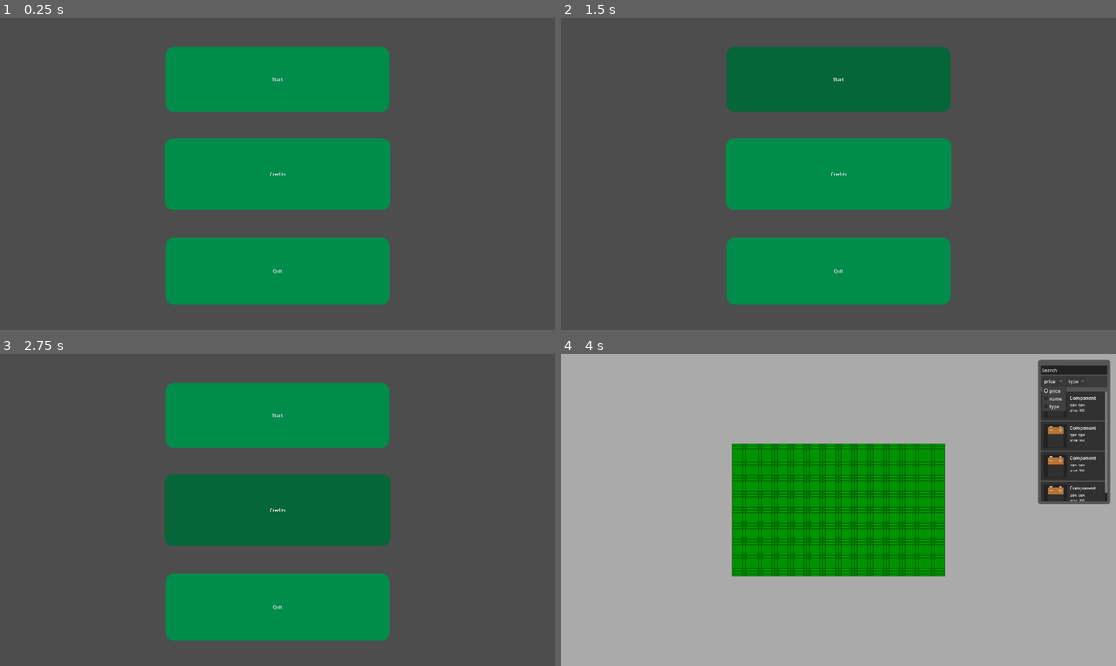
Above: before the commit, frames 1-4 (two rows, left to right).
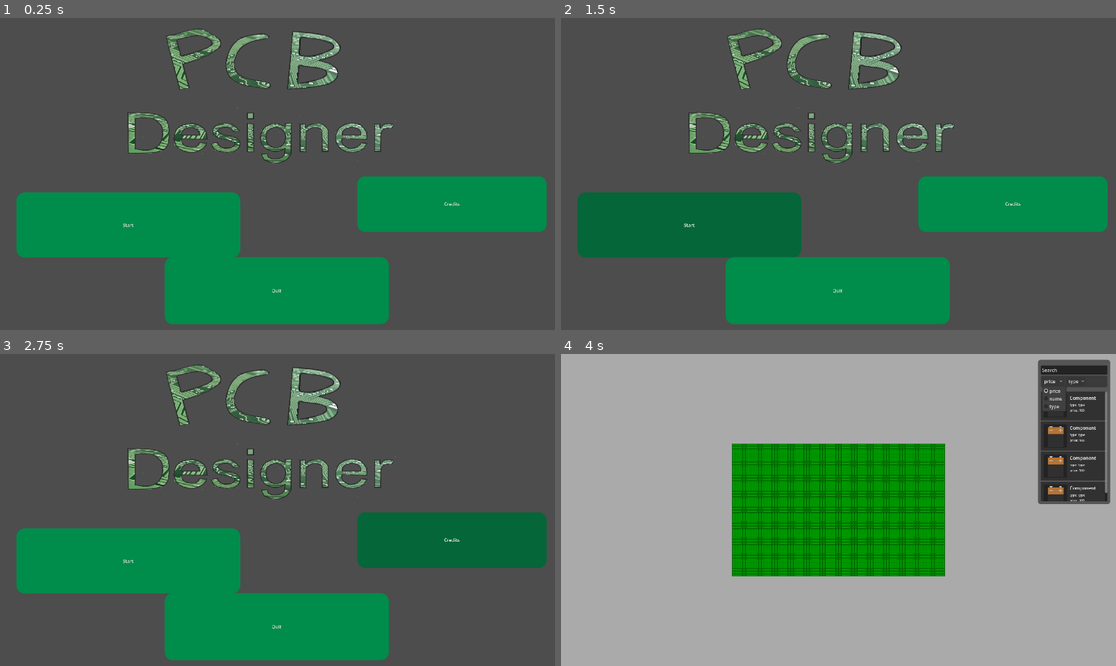
Above: after the commit, the same moments.

Repository: kankern69-max/game-godot
Game: Godot game, scene res://ui/main_menu.tscn
Same seed, same stepped clock (60 frames per second), same inputs: the game is played once before the commit and once after it.
Inputs (mouse positions are in pixels of both pictures, inside the frame that each line leads up to):
- Up to frame 1 (0.25 s): no input
- Up to frame 2 (1.5 s): click "Start" at 0.5 s; click "Start" at 1.25 s
- Up to frame 3 (2.75 s): click "Credits" at 2 s
- Up to frame 4 (4 s): move the mouse to (960, 494) at 2.77 s; hold Right 2.78-3.5 s; tap Alt at 2.85 s; click (960, 494) at 2.92 s; click "price" at 3.5 s

The runs differ from the first frame. In frame 1, 35% of the frame differs, in the area x 3-99%, y 3-99%; in frame 2, 36%; in frame 3, 36%; in frame 4, nothing differs.
Error in both runs: Cannot call method 'change_scene_to_file' on a null value. (res://ui/scripts/main_menu.gd:6)

Commit message:
Changed the logo

Diff:
--- a/pcd-desinger-v-1/ui/main_menu.tscn
+++ b/pcd-desinger-v-1/ui/main_menu.tscn
@@ -2,6 +2,7 @@
 
 [ext_resource type="Script" uid="uid://c27t5ucvcgikb" path="res://ui/scripts/main_menu.gd" id="1_06t4h"]
 [ext_resource type="AudioStream" uid="uid://dfembns4wg350" path="res://ui/Klikkerdeklik.mp3" id="2_0dkrt"]
+[ext_resource type="Texture2D" uid="uid://4um82ikc3dq5" path="res://ui/PCB_Logo.png" id="3_wk0pr"]
 
 [sub_resource type="Theme" id="Theme_0dkrt"]
 
@@ -65,14 +66,14 @@
 texture_filter = 3
 texture_repeat = 2
 layout_mode = 1
-anchors_preset = 5
-anchor_left = 0.5
-anchor_right = 0.5
-offset_left = -287.0
-offset_top = 100.0
-offset_right = 287.0
-offset_bottom = 325.0
-grow_horizontal = 2
+anchors_preset = 4
+anchor_top = 0.5
+anchor_bottom = 0.5
+offset_left = 157.0
+offset_top = 64.0
+offset_right = 731.0
+offset_bottom = 289.0
+grow_vertical = 2
 rotation = 6.2831855
 theme = SubResource("Theme_0dkrt")
 theme_override_styles/normal = SubResource("StyleBoxFlat_7vrkn")
@@ -87,10 +88,10 @@
 anchor_top = 1.0
 anchor_right = 0.5
 anchor_bottom = 1.0
-offset_left = -287.5
-offset_top = -320.0
-offset_right = 287.5
-offset_bottom = -88.0
+offset_left = -290.0
+offset_top = -252.0
+offset_right = 285.0
+offset_bottom = -20.0
 grow_horizontal = 2
 grow_vertical = 0
 theme_override_styles/normal = SubResource("StyleBoxFlat_fu7sn")
@@ -100,16 +101,16 @@
 
 [node name="Credits" type="Button" parent="." unique_id=1210527748]
 layout_mode = 1
-anchors_preset = 8
-anchor_left = 0.5
+anchors_preset = 6
+anchor_left = 1.0
 anchor_top = 0.5
-anchor_right = 0.5
+anchor_right = 1.0
 anchor_bottom = 0.5
-offset_left = -290.5
-offset_top = -123.5
-offset_right = 290.5
-offset_bottom = 123.5
-grow_horizontal = 2
+offset_left = -584.0
+offset_top = 8.0
+offset_right = -129.0
+offset_bottom = 200.5
+grow_horizontal = 0
 grow_vertical = 2
 theme_override_styles/normal = SubResource("StyleBoxFlat_jix8l")
 theme_override_styles/pressed = SubResource("StyleBoxFlat_t7e0r")
@@ -120,6 +121,11 @@
 stream = ExtResource("2_0dkrt")
 volume_db = 8.0
 
+[node name="PcbLogo" type="Sprite2D" parent="." unique_id=1874034518]
+position = Vector2(901.5, 274.5)
+scale = Vector2(1.17125, 0.925)
+texture = ExtResource("3_wk0pr")
+
 [connection signal="pressed" from="Start" to="." method="_on_start_pressed"]
 [connection signal="pressed" from="Quit" to="." method="_on_quit_pressed"]
 [connection signal="pressed" from="Credits" to="." method="_on_credits_pressed"]
Binary file added: pcd-desinger-v-1/ui/PCB_Logo.png
Not shown, added: pcd-desinger-v-1/ui/PCB_Logo.png.import
Not shown, added: pcd-desinger-v-1/components/PCB_Logo.pdn
